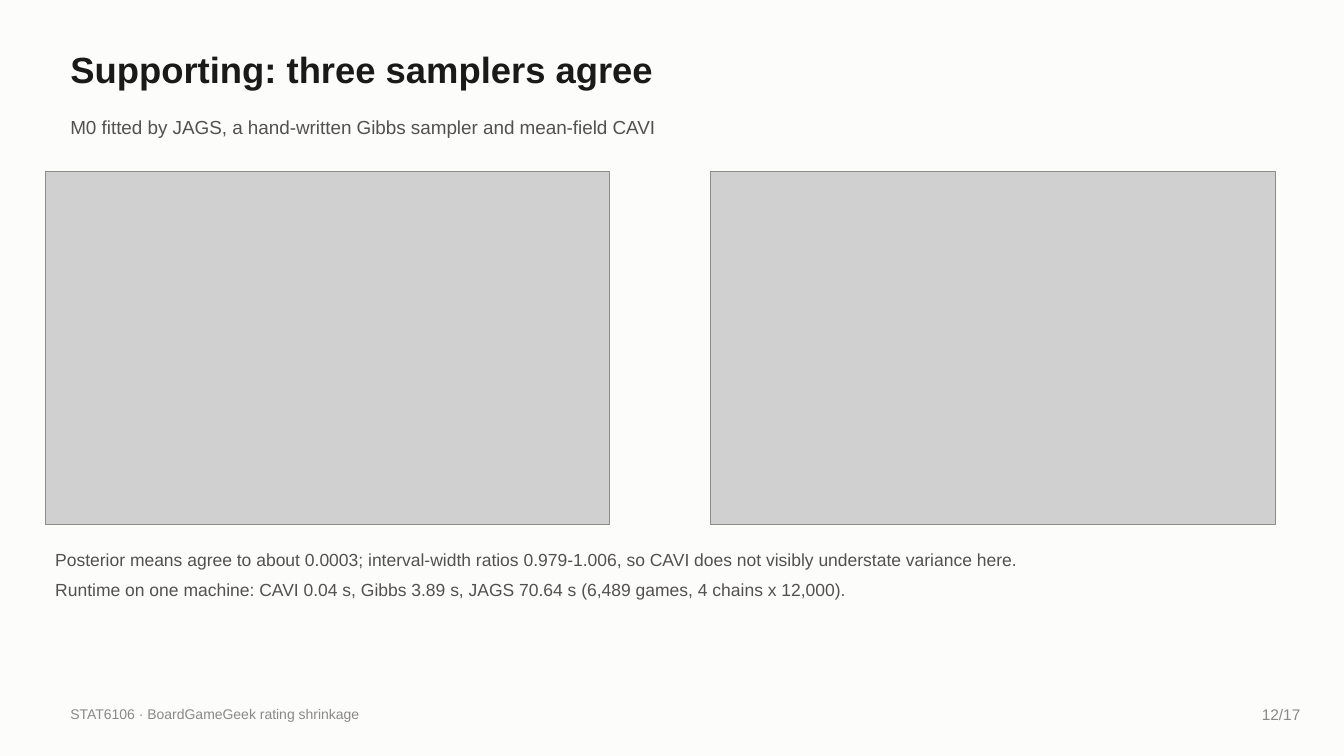
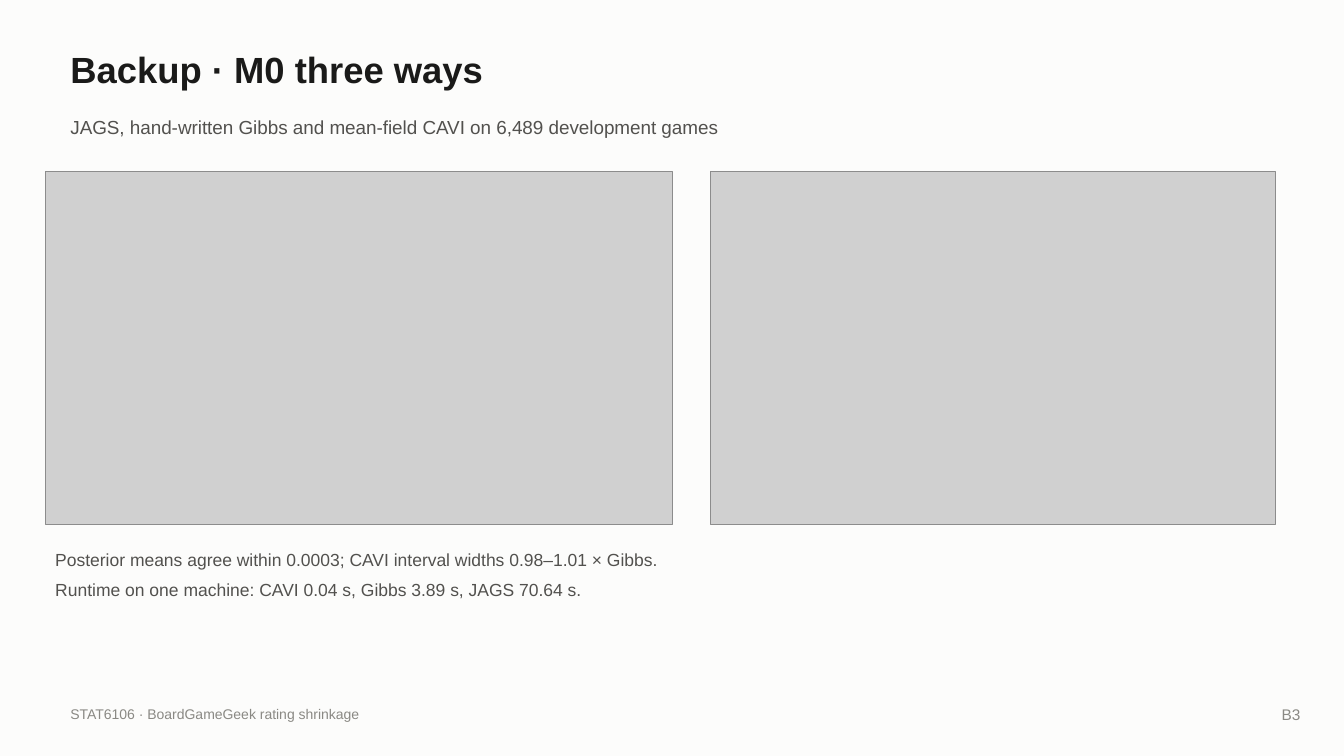
Before and after one commit to iwanttosleeeep/bayesian-boardgame-ratings, a slide deck: slide 18 of slides/Group_deck_draft.pptx (slide 12 before the commit). Drawn at 1344x756 pixels with LibreOffice and Linux fonts; fonts in the diff are those of the drawing; grey boxes stand for pictures. Boxes give left, top, right and bottom in pixels: in the first picture for what was removed or moved away, otherwise in the second. Text is boxed around its words. In the diff, an @@ line names an element or a change of style, - is before the commit and + after.

```diff
--- a/slides/Group_deck_draft.pptx
+++ b/slides/Group_deck_draft.pptx
@@ text at [70,56,483,91]: text changed @@
-Supporting: three samplers agree
+Backup · M0 three ways
@@ text at [70,120,717,138]: text changed @@
-M0 fitted by JAGS, a hand-written Gibbs sampler and mean-field CAVI
+JAGS, hand-written Gibbs and mean-field CAVI on 6,489 development games
@@ picture: place and size @@
-picture at [45,171,610,524]
+picture at [45,171,673,524]
@@ text at [55,553,657,598]: text changed @@
-Posterior means agree to about 0.0003; interval-width ratios 0.979-1.006, so CAVI does not visibly understate variance here.
-Runtime on one machine: CAVI 0.04 s, Gibbs 3.89 s, JAGS 70.64 s (6,489 games, 4 chains x 12,000).
+Posterior means agree within 0.0003; CAVI interval widths 0.98–1.01 × Gibbs.
+Runtime on one machine: CAVI 0.04 s, Gibbs 3.89 s, JAGS 70.64 s.
@@ text at [1282,709,1301,720]: text changed @@
-12/17
+B3
```
Also in this commit, not shown: 1 other slide changed, 17 slides added, 15 slides removed, 6 other files.
